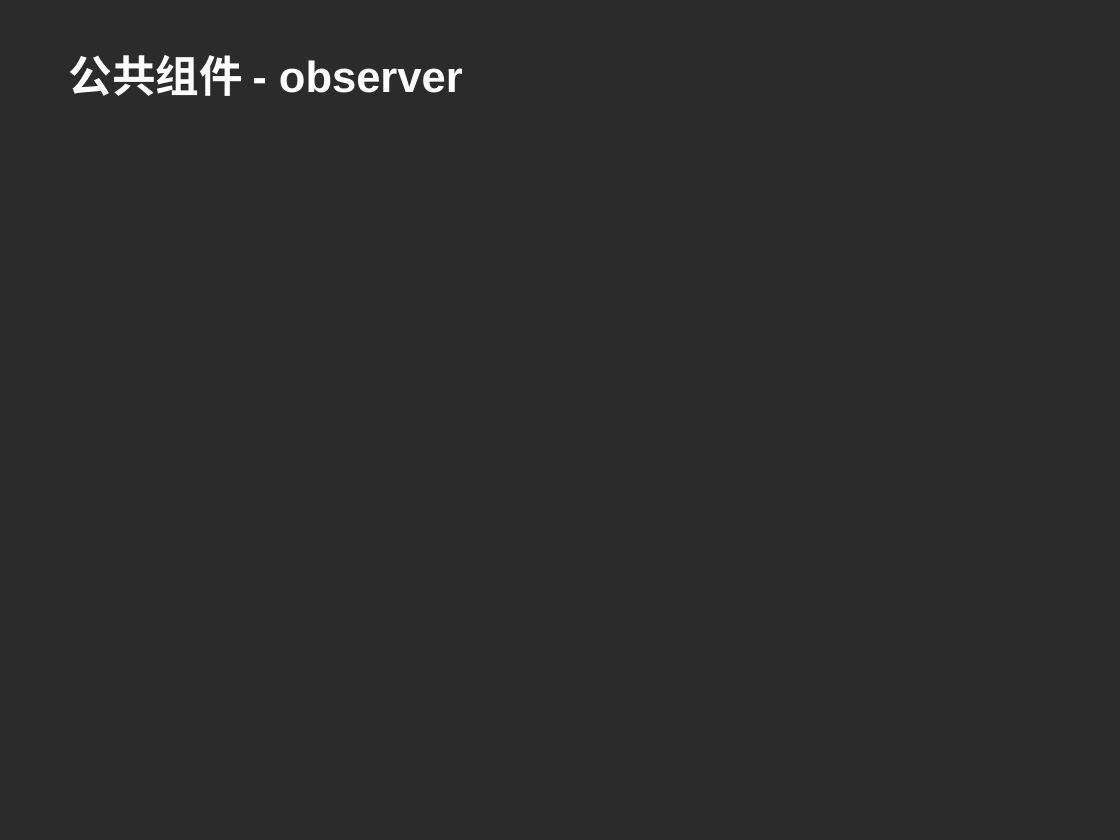
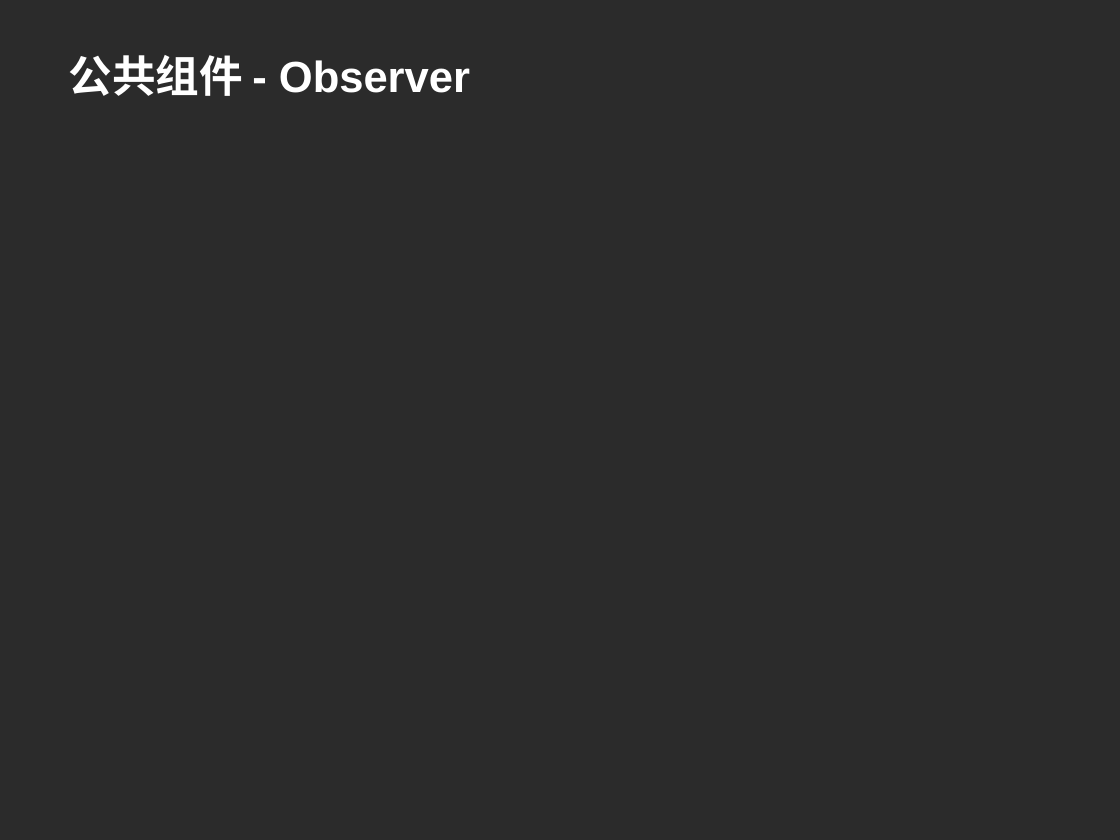
Before and after one commit to shtzr840329/mooon, a slide deck: slide 12 of distributed_platform/docs/mooon.ppt (slide 9 before the commit). Drawn at 1120x840 pixels with LibreOffice and Linux fonts; fonts in the diff are those of the drawing; background and template pictures are left out; a plain dark background stands for a picture behind light text. Boxes give left, top, right and bottom in pixels: in the first picture for what was removed or moved away, otherwise in the second. Text is boxed around its words. In the diff, an @@ line names an element or a change of style, - is before the commit and + after.

```diff
--- a/distributed_platform/docs/mooon.ppt
+++ b/distributed_platform/docs/mooon.ppt
@@ title at (69,55,470,96): text changed @@
-公共组件 - observer
+公共组件 - Observer
```
Also in this commit, not shown: 5 other slides changed, 5 slides added.
